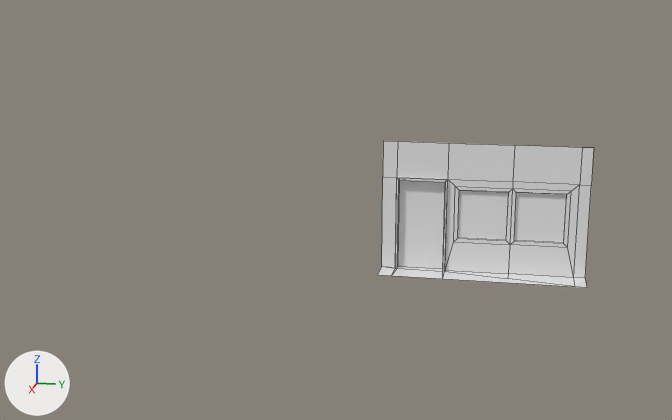
A saved change to the FBX model LD46-DiscoViking/ld-46/Assets/Meshs/street_facades.fbx.
The view is the same before and after, from a 50 mm camera at (61.7, 2.3, 19.6) aimed at (-0.3, -10.2, 4.1). Every picture has the same lights, and +X, +Y and +Z are marked at lower left. Mesh edges are drawn as thin lines.

Names of what the first picture shows: 'street_facade_1'.
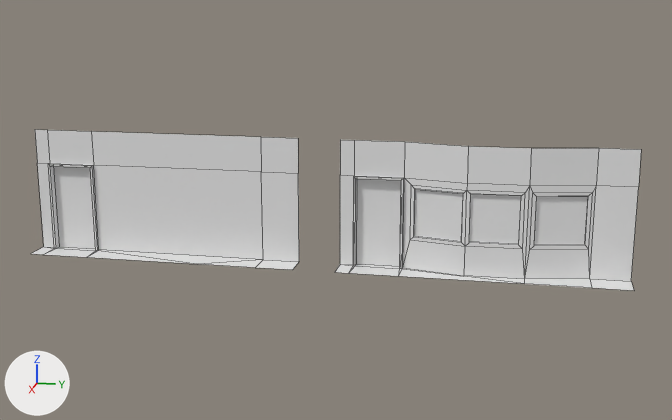
Boxes (x1, y1, x2, y2) around the edits, measured in the pictures (672 x 420 px):
'street_facade_1', reshaped (41% wider): before (377, 141, 594, 288); after (335, 140, 641, 290)
'street_facade_2', added: after (31, 130, 299, 270)

The change, as a list of edits to the scene's bpy script:
```text
Change me_cube:
    used by ob_street_facade_1; location = (0.0, 0.0, 0.0)
    remove me_cube.from_pydata(...)  # 58 vertices, 51 faces; spans x -1.26..1.0, y -7.0..7.0, z 0.0..9.0
    add me_cube.from_pydata(...)  # 74 vertices, 66 faces; spans x -1.26..1.0, y -10.0..10.0, z 0.0..9.0
    me_cube part 1: the whole mesh is rebuilt
Add me_cube_001:
    me_cube_001.from_pydata(...)  # 33 vertices, 27 faces; spans x -1.3..1.0, y -10.0..10.0, z 0.0..9.0
    me_cube_001.materials.append(mat_material)  # its picture is missing
Add ob_street_facade_2:
    ob_street_facade_2 = bpy.data.objects.new('street_facade_2', me_cube_001)
    ob_street_facade_2.location = (0.0, -23.0, 0.0)
```
